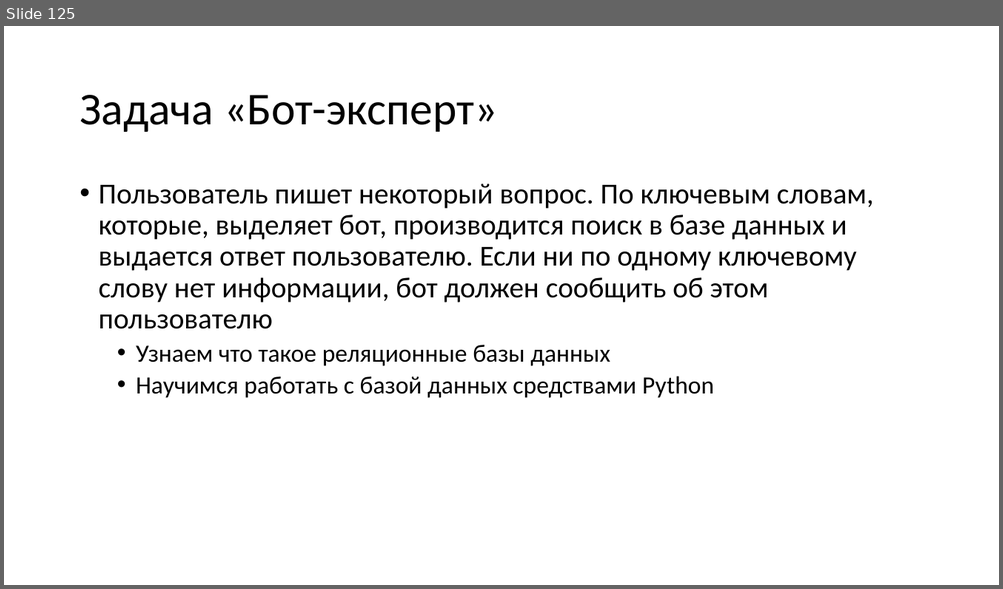
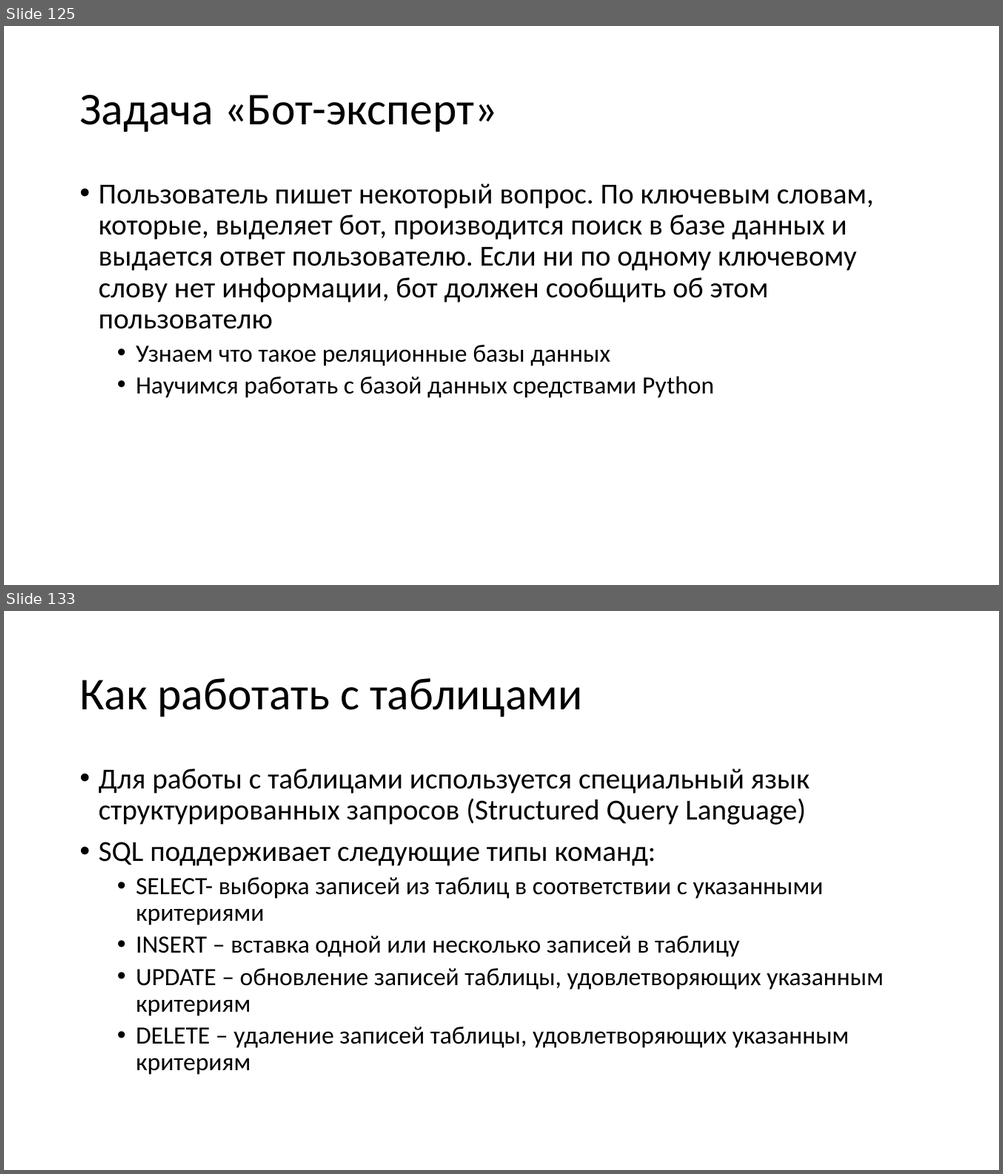
Before and after one commit to paveltsytovich/telegram-course, a slide deck: Presentation/Разработка ботов для телеграмм на Python.pptx. Shown one above the other, each under a label of ours: slide 125 before the commit, slides 125 and 133 after it; the slides between them are not shown. The pictures are 1003x589 and 1003x1174 pixels, drawn with LibreOffice and Linux fonts; fonts in the diff are those of the drawing. Boxes give left, top, right and bottom in pixels: in the first picture for what was removed or moved away, otherwise in the second. Text is boxed around its words. In the diff, an @@ line names an element or a change of style, - is before the commit and + after.

Commit message:
Определение базы данных, СУБД и таблиц

```diff
--- a/Presentation/Разработка ботов для телеграмм на Python.pptx
+++ b/Presentation/Разработка ботов для телеграмм на Python.pptx
@@ slide 133 added at (4, 611, 999, 1170), background #FFFFFF @@
@@ title added at (79, 678, 582, 717), 44 pt, text #000000 @@
+Как работать с таблицами
@@ text added at (99, 769, 883, 1075), 24 pt, text #000000 @@
+• Для работы с таблицами используется специальный язык структурированных запросов (Structured Query Language)
+• SQL поддерживает следующие типы команд:
+  • SELECT- выборка записей из таблиц в соответствии с указанными критериями
+  • INSERT – вставка одной или несколько записей в таблицу
+  • UPDATE – обновление записей таблицы, удовлетворяющих указанным критериям
+  • DELETE – удаление записей таблицы, удовлетворяющих указанным критериям
```
Also in this commit, not shown: 1 slide changed, 8 other slides added.
